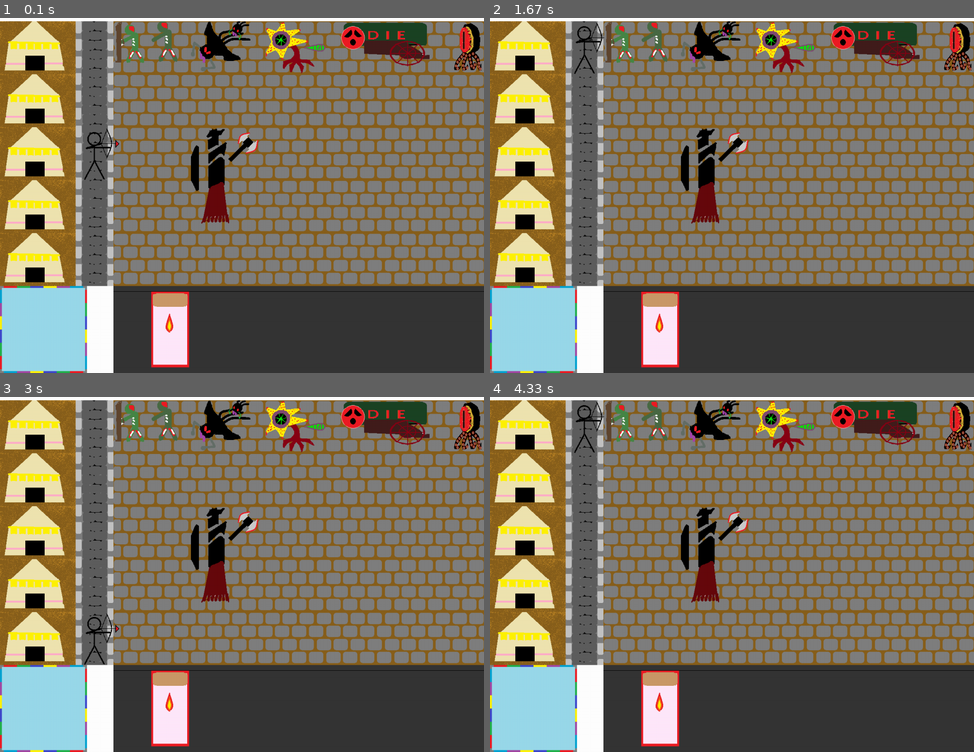
Above: before the commit, frames 1-4 (two rows, left to right).
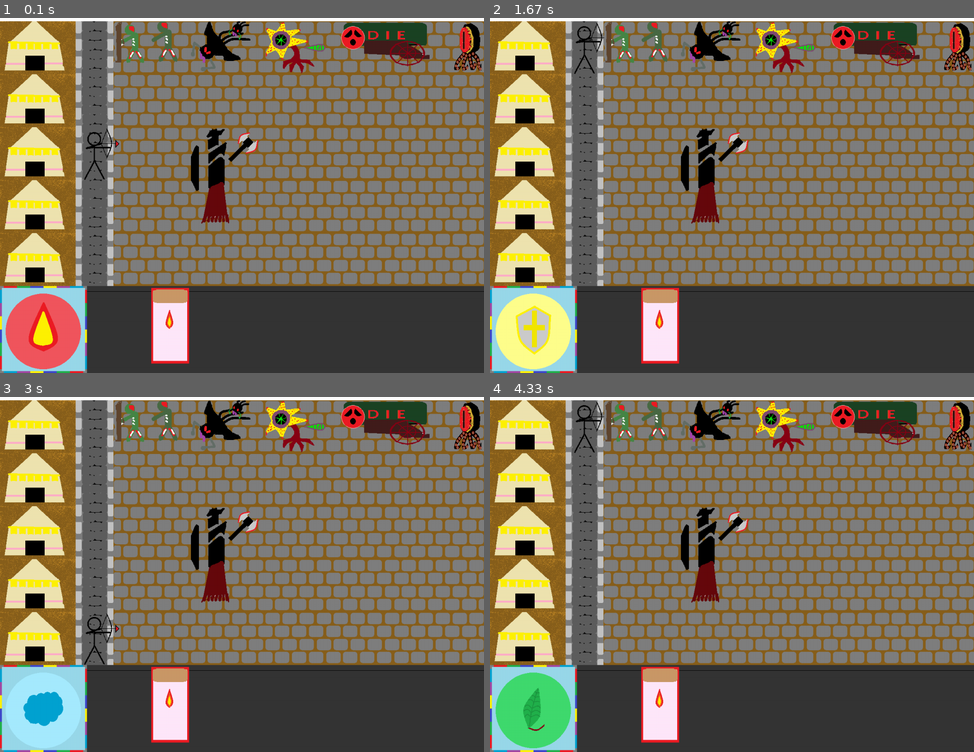
Above: after the commit, the same moments.

Repository: AntsThatWander/ERICA_Defend_6Elements
Game: pygame game, started from new_pygame.py
Two runs of this game, one before a commit and one after it. Both use one fixed random seed, a clock stepped at 60 frames per second and the inputs below.
Inputs:
- Up to frame 1 (0.1 s): no input
- Up to frame 2 (1.67 s): hold 1 0.33-0.8 s; hold Up 0.33-0.8 s; hold 5 0.83-1.3 s; hold Up 0.83-1.3 s; tap 3 at 0.98 s; hold Up from 1.33 s (still down); tap 4 at 1.48 s
- Up to frame 3 (3 s): release Up at 1.8 s; hold Down 1.83-2.13 s; tap 2 at 1.98 s; hold Up 2.17-2.53 s; tap 3 at 2.32 s; hold Down 2.57-2.93 s; tap 4 at 2.72 s; tap 6 at 2.97 s
- Up to frame 4 (4.33 s): hold Up 3.3-3.6 s; tap 3 at 3.45 s; hold Down 3.63-3.93 s; tap 4 at 3.78 s; hold Up from 3.97 s (still down); tap 2 at 4.12 s

The runs differ from the first frame. In frame 1, 4.4% of the frame differs, in the area x 1-40%, y 75-100%; in frame 2, 4.4%; in frame 3, 2.4%; in frame 4, 4.4%.

Commit message:
new images and using them

Diff:
--- a/images.py
+++ b/images.py
@@ -20,3 +20,9 @@
 black = pygame.image.load("resources/my_resources/Black_lord.png")
 final = pygame.image.load("resources/my_resources/Final_lord.png")
 arrow_Red = pygame.image.load("resources/my_resources/arrow_Red.png")
+Red_button = pygame.image.load("resources/my_resources/Red_button.png")
+Green_button = pygame.image.load("resources/my_resources/Green_button.png")
+Blue_button = pygame.image.load("resources/my_resources/Blue_button.png")
+Yellow_button = pygame.image.load("resources/my_resources/Yellow_button.png")
+Purple_button = pygame.image.load("resources/my_resources/Purple_button.png")
+Jade_button = pygame.image.load("resources/my_resources/Jade_button.png")
--- a/new_pygame.py
+++ b/new_pygame.py
@@ -9,8 +9,9 @@
 #플레이어 이동 리스트
 keys = [False, False]
 playpos = [220, 310]
-#플레이어 색깔 리스트
-color = [True, False, False, False, False, False]
+#플레이어 버튼 리스트
+button = [images.Red_button, images.Green_button,images.Blue_button,images.Yellow_button,images.Purple_button,images.Jade_button]
+active_button = images.Red_button
 #
 acc = [0,0]
 #화살
@@ -28,7 +29,7 @@
             screen.blit(images.pave_road,(300,(x+1)*140-110))
     screen.blit(images.castle, (200,30))
     screen.blit(images.ball_room, (0,730))
-    screen.blit(images.card_room, (300,730))
+    screen.blit(images.card_room, (230,730))
     screen.blit(images.player, playpos)
     screen.blit(images.zombie,(400,30))
     screen.blit(images.zombie_barrier,(300,30))
@@ -41,7 +42,8 @@
     screen.blit(images.black,(500,310))
     screen.blit(images.seer,(1200,30))
     #screen.blit(images.final,(600,30))
-    screen.blit(images.card_Red, (400,745))
+    screen.blit(images.card_Red, (400,735))
+    screen.blit(active_button,(15,750))
 
 
     #화면을 다시 그린다.
@@ -64,6 +66,19 @@
                 keys[0] = False
             elif event.key == pygame.K_s or  event.key == pygame.K_DOWN:
                 keys[1] = False
+        if event.type == pygame.KEYDOWN:
+            if event.key == pygame.K_1:
+                active_button = button[0]
+            elif event.key == pygame.K_2:
+                active_button = button[1]
+            elif event.key == pygame.K_3:
+                active_button = button[2]
+            elif event.key == pygame.K_4:
+                active_button = button[3]
+            elif event.key == pygame.K_5:
+                active_button = button[4]
+            elif event.key == pygame.K_6:
+                active_button = button[5]
         # if event.type == pygame.MOUSEBUTTONDOWN:
         #     position = pygame.mouse.get_pos()
         #     acc[1] = acc[1] + 1
Renamed: resources/my_resources/Blue_ball.png -> resources/my_resources/Blue_button.png
Binary file added: resources/my_resources/Blue_card_1.png
Binary file added: resources/my_resources/Blue_card_2.png
Binary file added: resources/my_resources/Blue_card_3.png
Binary file changed: resources/my_resources/Green_Card_1.png
Binary file added: resources/my_resources/Green_Card_2.png
Binary file added: resources/my_resources/Green_Card_3.png
Renamed: resources/my_resources/Green_ball.png -> resources/my_resources/Green_button.png
Renamed: resources/my_resources/Jade_ball.png -> resources/my_resources/Jade_button.png
Renamed: resources/my_resources/Purple_ball.png -> resources/my_resources/Purple_button.png
Binary file added: resources/my_resources/Purple_card_1.png
Binary file added: resources/my_resources/Purple_card_2.png
(and 6 more such lines)
